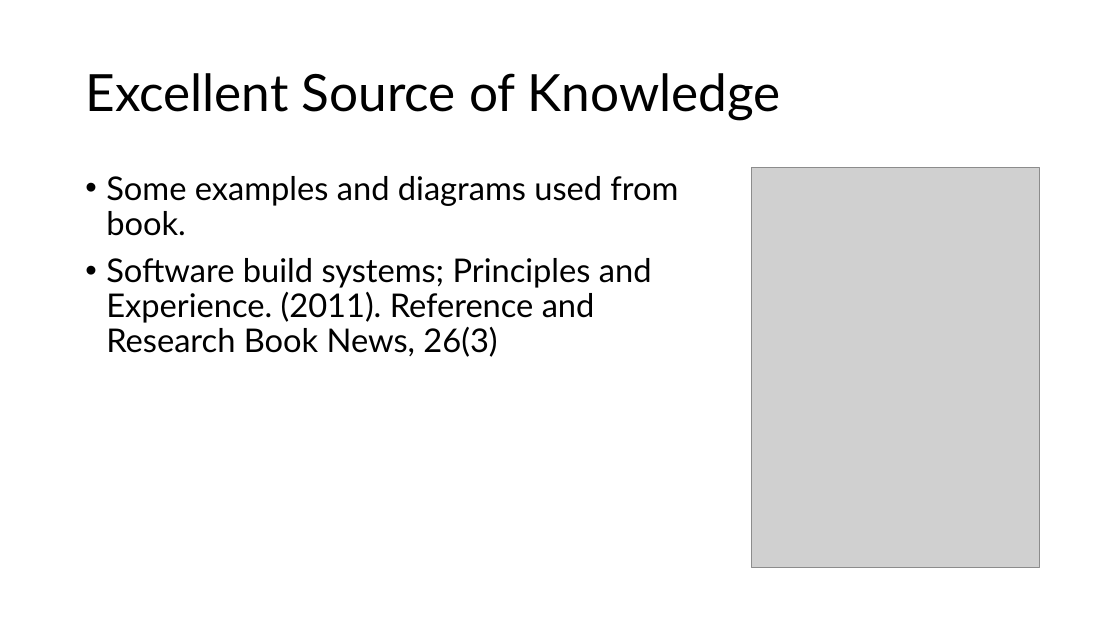
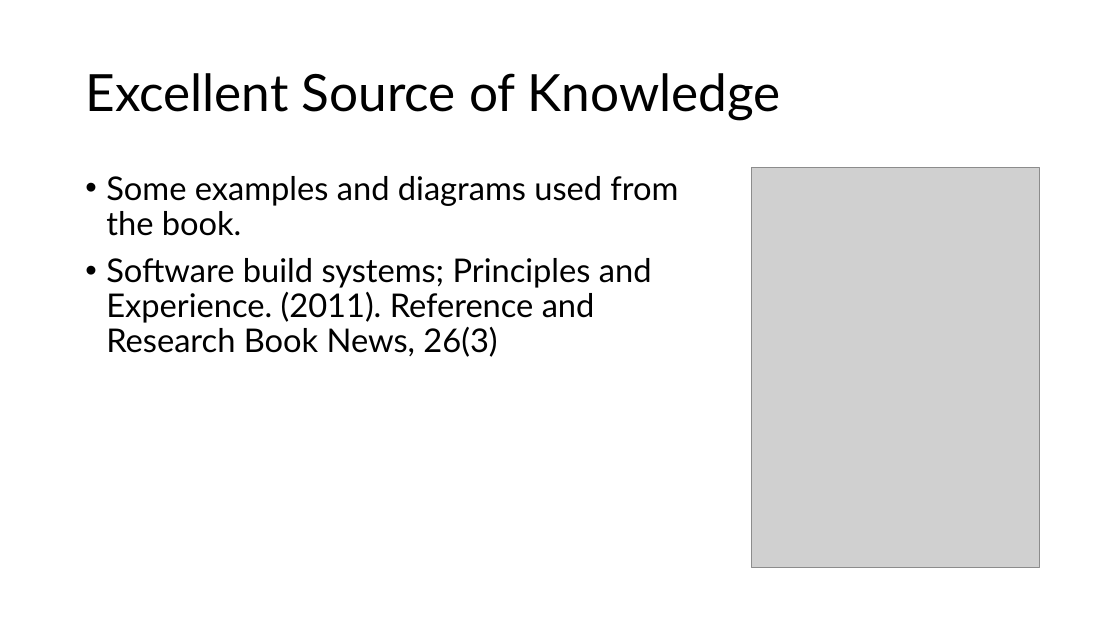
Before and after one commit to aregm/system-design-course, a slide deck: slide 5 of docs/Lecture 6.pptx. Drawn at 1120x630 pixels with LibreOffice and Linux fonts; fonts in the diff are those of the drawing; grey boxes stand for pictures. Boxes give left, top, right and bottom in pixels: in the first picture for what was removed or moved away, otherwise in the second. Text is boxed around its words. In the diff, an @@ line names an element or a change of style, - is before the commit and + after.

Commit message:
Updated lecture 6
Some typos are corrected.

```diff
--- a/docs/Lecture 6.pptx
+++ b/docs/Lecture 6.pptx
@@ text at [106, 176, 678, 236]: text changed @@
-• Some examples and diagrams used from book.
+• Some examples and diagrams used from the book.
```
Also in this commit, not shown: 10 other slides changed.
